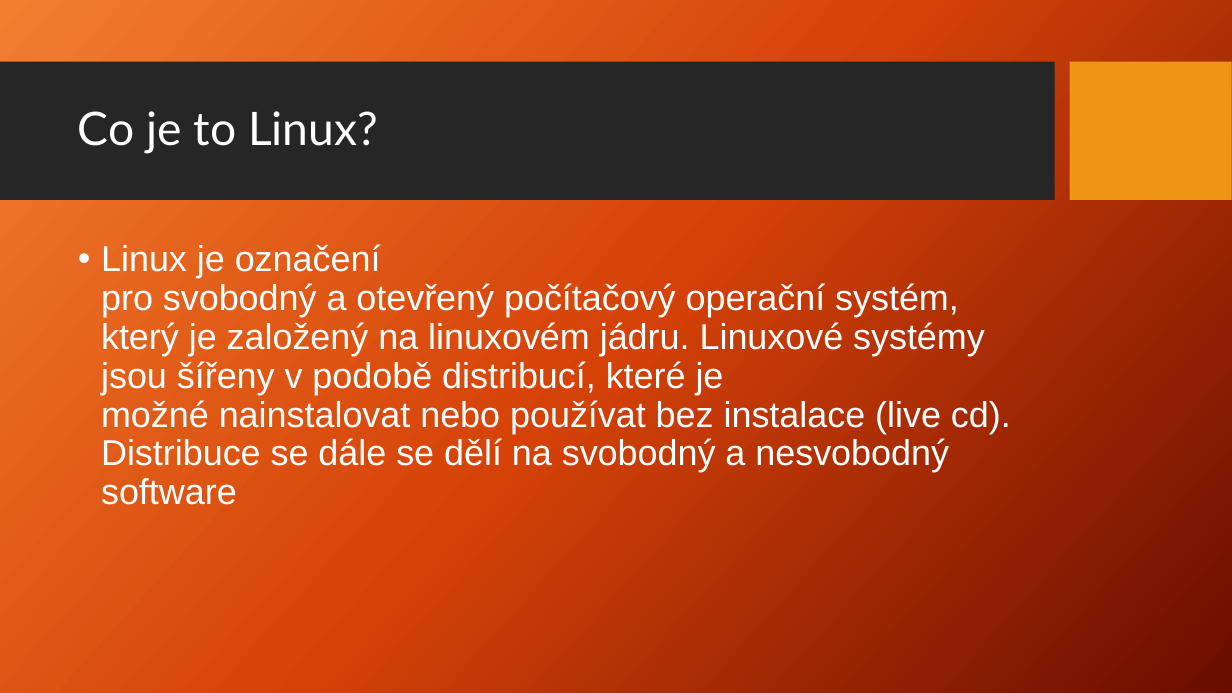
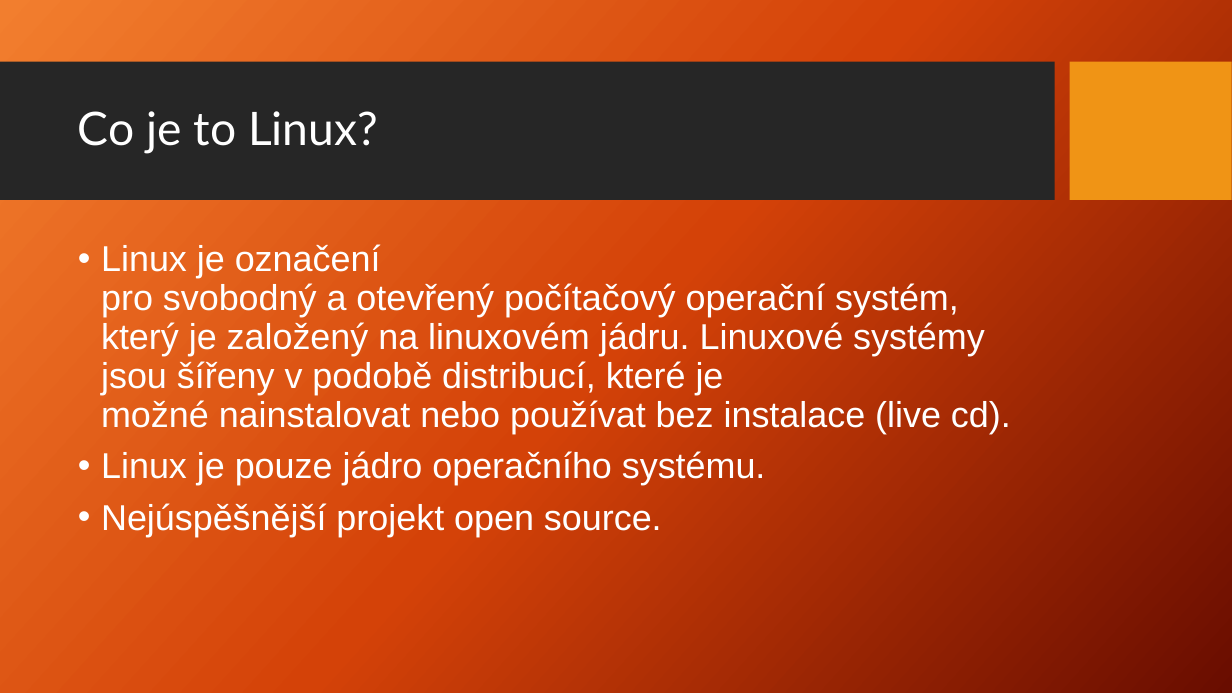
Before and after one commit to Jakub-Benes/Prezentace, a slide deck: slide 2 of Linux.pptx. Drawn at 1232x693 pixels with LibreOffice and Linux fonts; fonts in the diff are those of the drawing; background and template pictures are left out. Boxes give left, top, right and bottom in pixels: in the first picture for what was removed or moved away, otherwise in the second. Text is boxed around its words. In the diff, an @@ line names an element or a change of style, - is before the commit and + after.

```diff
--- a/Linux.pptx
+++ b/Linux.pptx
@@ text at (x1=101, y1=244, x2=1011, y2=537): text changed @@
-• Linux je označení pro svobodný a otevřený počítačový operační systém, který je založený na linuxovém jádru. Linuxové systémy jsou šířeny v podobě distribucí, které je možné nainstalovat nebo používat bez instalace (live cd). Distribuce se dále se dělí na svobodný a nesvobodný software
+• Linux je označení pro svobodný a otevřený počítačový operační systém, který je založený na linuxovém jádru. Linuxové systémy jsou šířeny v podobě distribucí, které je možné nainstalovat nebo používat bez instalace (live cd).
+• Linux je pouze jádro operačního systému.
+• Nejúspěšnější projekt open source.
```
Also in this commit, not shown: 4 other slides changed, 2 slides added, 1 slide removed.
